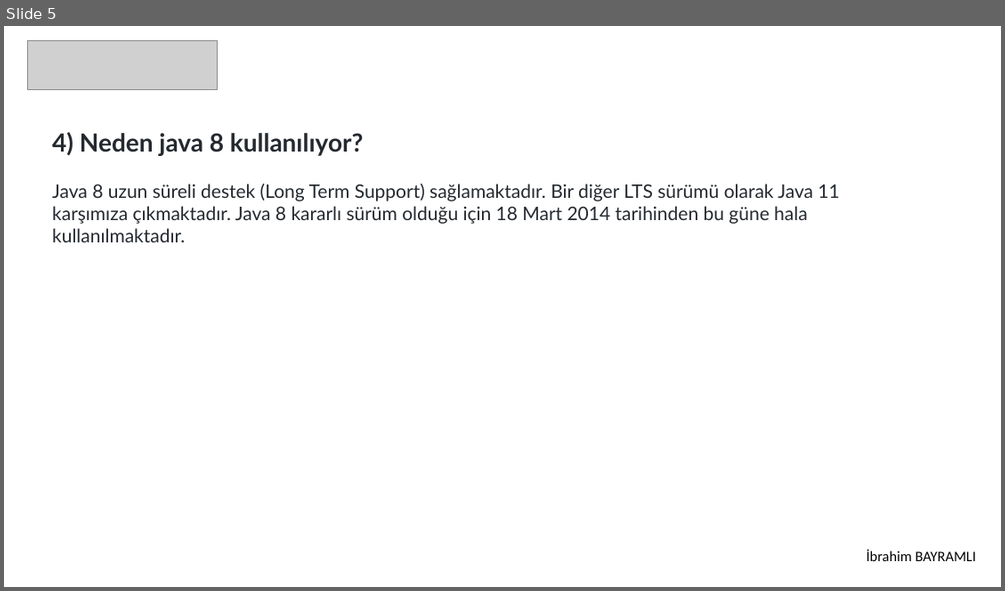
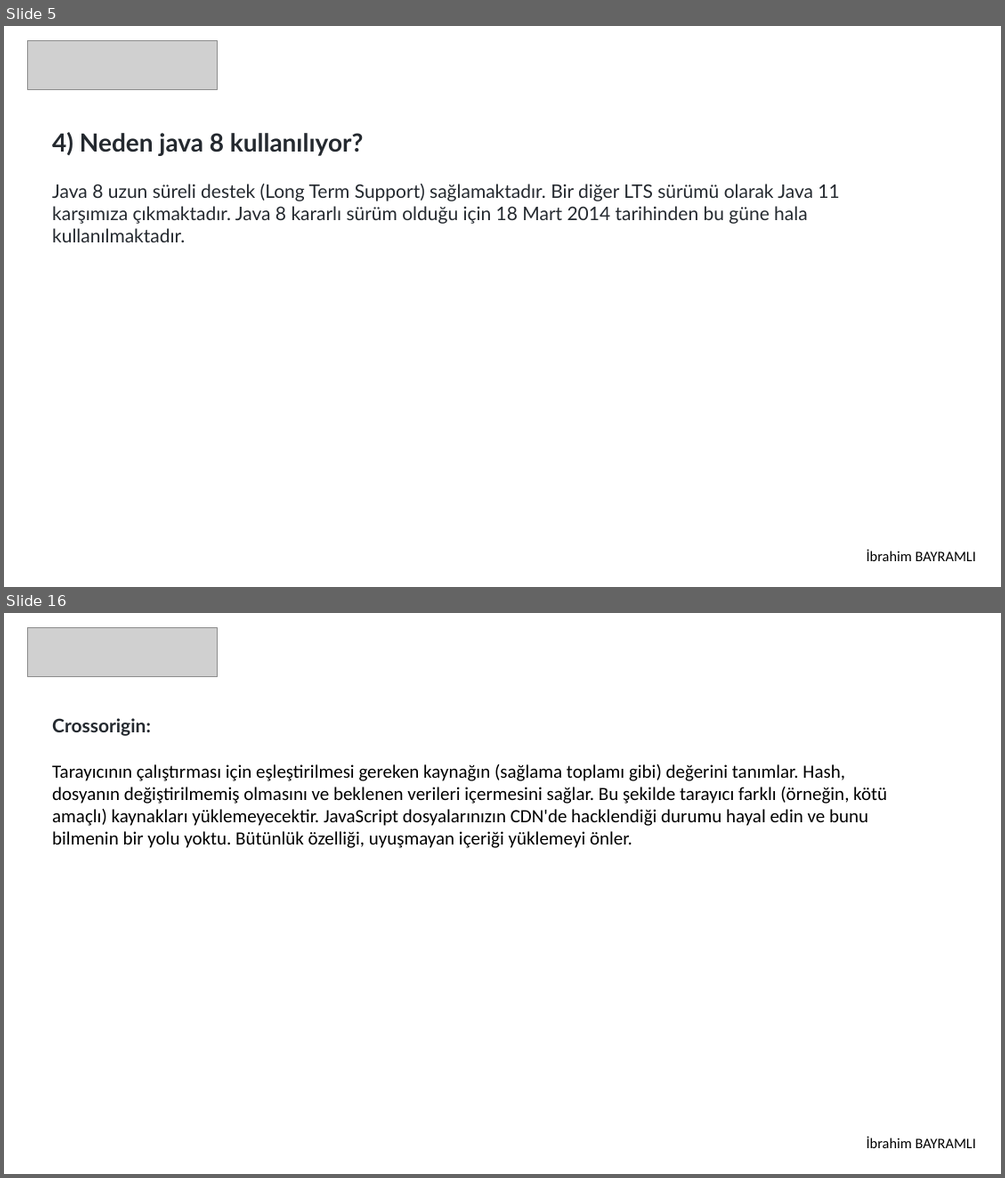
Before and after one commit to 207-Atmosware-Java-Bootcamp/2-hafta-pazartesi-odevi-ibrahimbayramli, a slide deck: Odev.pptx. Shown one above the other, each under a label of ours: slide 5 before the commit, slides 5 and 16 after it; the slides between them are not shown. The pictures are 1005x591 and 1005x1178 pixels, drawn with LibreOffice and Linux fonts; fonts in the diff are those of the drawing; grey boxes stand for pictures. Boxes give left, top, right and bottom in pixels: in the first picture for what was removed or moved away, otherwise in the second. Text is boxed around its words. In the diff, an @@ line names an element or a change of style, - is before the commit and + after.

```diff
--- a/Odev.pptx
+++ b/Odev.pptx
@@ slide 16 added at (4,613,1001,1174), background #FFFFFF @@
@@ picture added at (28,627,217,676) @@
@@ text added at (52,718,887,848), 18 pt, text #000000 @@
+Crossorigin:
+Tarayıcının çalıştırması için eşleştirilmesi gereken kaynağın (sağlama toplamı gibi) değerini tanımlar. Hash, dosyanın değiştirilmemiş olmasını ve beklenen verileri içermesini sağlar. Bu şekilde tarayıcı farklı (örneğin, kötü amaçlı) kaynakları yüklemeyecektir. JavaScript dosyalarınızın CDN'de hacklendiği durumu hayal edin ve bunu bilmenin bir yolu yoktu. Bütünlük özelliği, uyuşmayan içeriği yüklemeyi önler.
@@ text added at (866,1136,976,1148), 14 pt, text #000000 @@
+İbrahim BAYRAMLI
```
Also in this commit, not shown: 15 other slides added, 4 other files.
